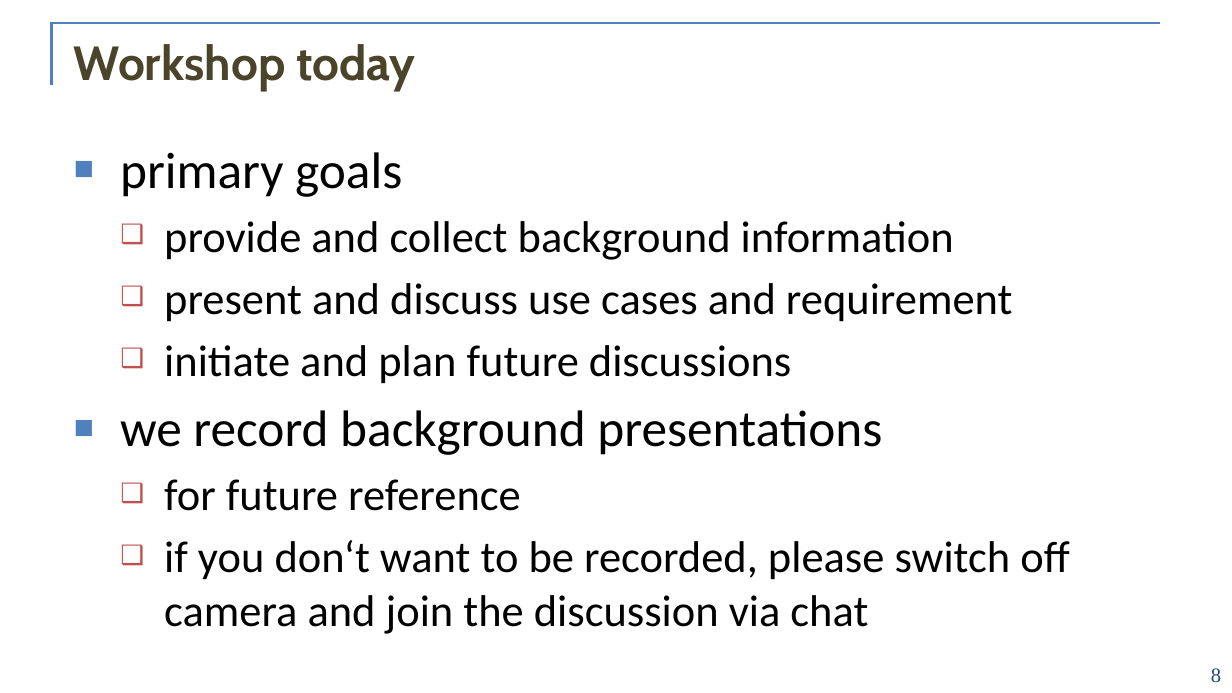
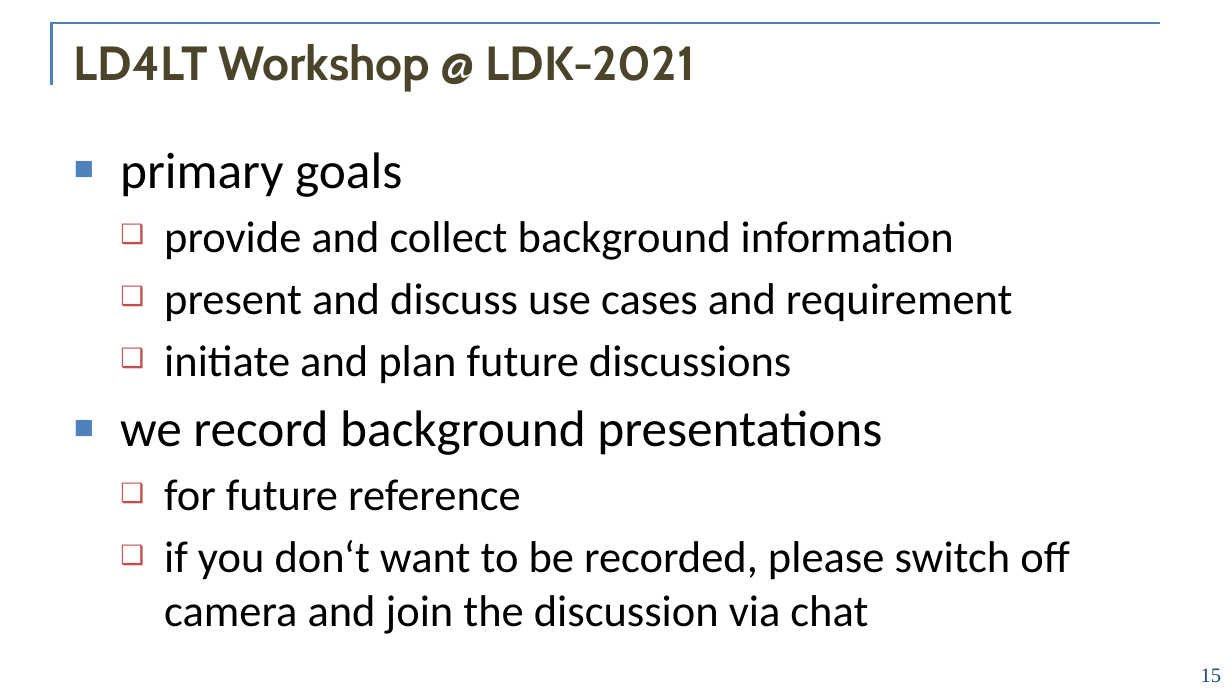
Before and after one commit to ld4lt/linguistic-annotation, a slide deck: slide 15 of doc/meetings/ldk-2021/0-welcome.pptx (slide 8 before the commit). Drawn at 1232x693 pixels with LibreOffice and Linux fonts; fonts in the diff are those of the drawing; background and template pictures are left out. Boxes give left, top, right and bottom in pixels: in the first picture for what was removed or moved away, otherwise in the second. Text is boxed around its words. In the diff, an @@ line names an element or a change of style, - is before the commit and + after.

```diff
--- a/doc/meetings/ldk-2021/0-welcome.pptx
+++ b/doc/meetings/ldk-2021/0-welcome.pptx
@@ title at (x1=74, y1=44, x2=695, y2=91): text changed @@
-Workshop today
+LD4LT Workshop @ LDK-2021
@@ page number at (x1=1201, y1=668, x2=1221, y2=683): text changed @@
-8
+15
```
Also in this commit, not shown: 4 other slides changed, 7 slides added, 1 other file.
